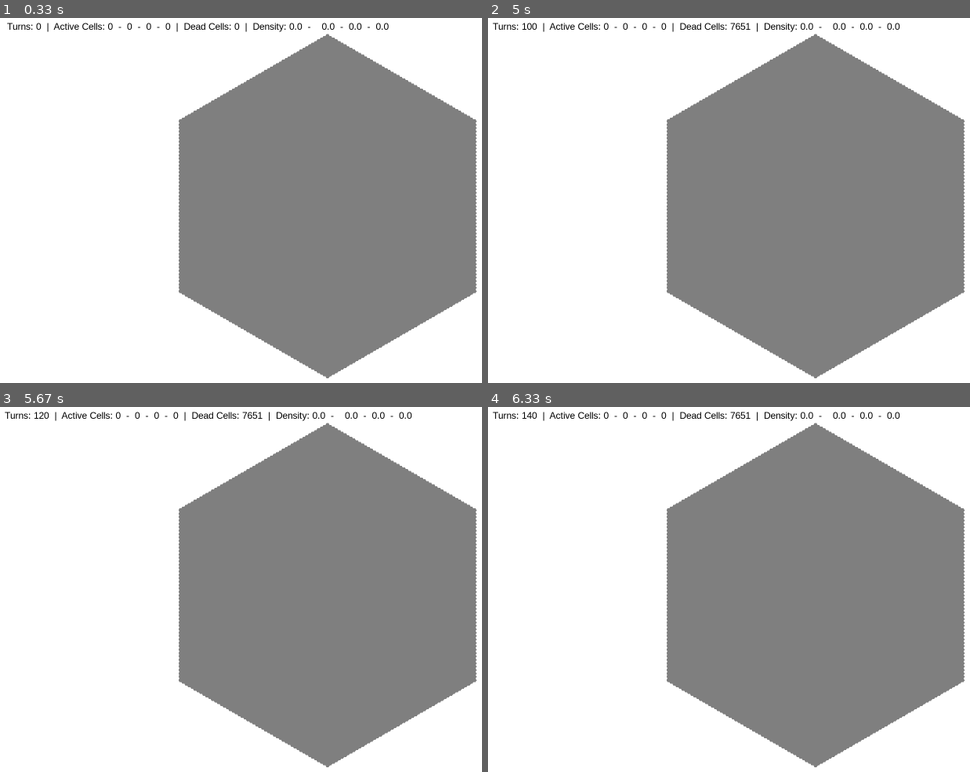
Above: before the commit, frames 1-4 (two rows, left to right).
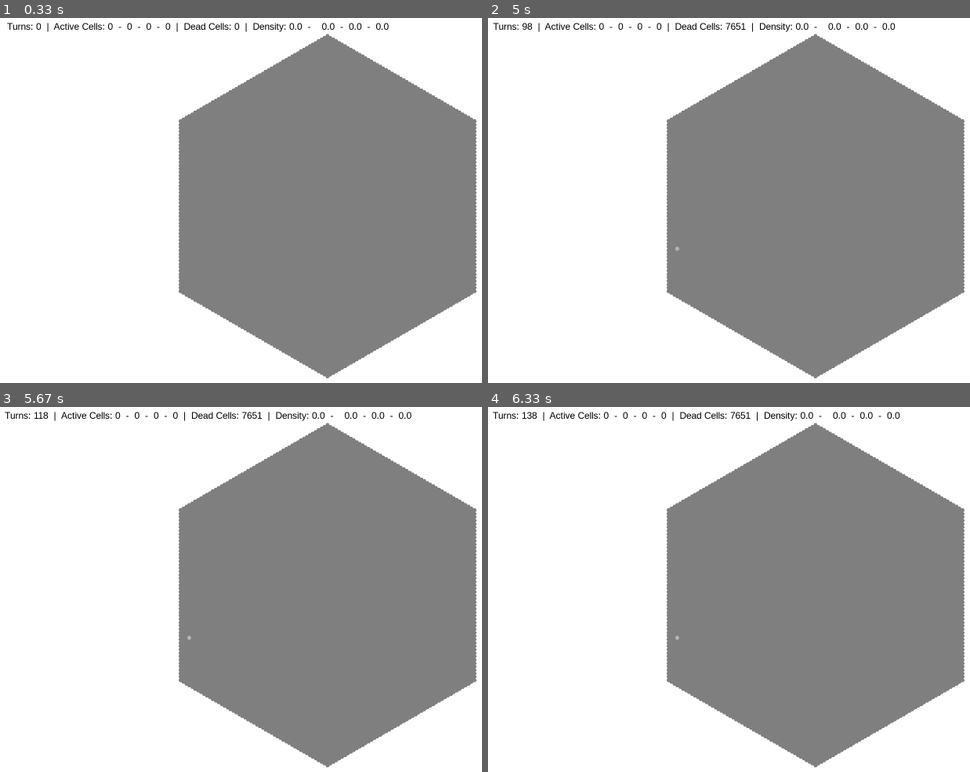
Above: after the commit, the same moments.

Repository: s4b4ch4br4v4/Pygame-Hexagonal-Cellular-Automata
Game: pygame game, started from main.py
Two runs of this game, one before a commit and one after it. Both use one fixed random seed, a clock stepped at 60 frames per second and the inputs below.
Inputs (mouse positions are in pixels of both pictures, inside the frame that each line leads up to):
- Up to frame 1 (0.33 s): no input
- Up to frame 2 (5 s): move the mouse to (791, 229) at 0.37 s; move the mouse to (594, 335) at 0.87 s; tap Space at 1.67, 2.07, 2.37 s; hold P 2-2.53 s; move the mouse to (545, 83) at 2.03 s; press the mouse at (844, 185) at 2.6 s; move the mouse to (748, 244) at 2.7 s; release the mouse at (647, 302) at 2.83 s; click (675, 247) at 3.85 s
- Up to frame 3 (5.67 s): no input
- Up to frame 4 (6.33 s): no input

Frame 1 is identical in both runs. In frame 2, 0.8% of the frame differs, in the area x 0-86%, y 1-64%; in frame 3, 0.5%; in frame 4, less than 0.1%.

Commit message:
Pushing the project to separate branch for certain purposes.

Diff:
--- a/main.py
+++ b/main.py
@@ -17,7 +17,6 @@
 clock = pygame.time.Clock()
 font = pygame.font.SysFont('Arial', 24)
 
-
 # Simulation variables:
 
 CELL_RADIUS = 5
@@ -29,6 +28,7 @@
 single_turn_mode = False
 show_borderline = False
 hex_click_mode = False
+highlighted_cell = None
 
 C = su.Counters()
 IW = su.InformationalWave()
@@ -41,7 +41,7 @@
 current_date = datetime.datetime.now().strftime("%Y-%m-%d_%H-%M-%S")
 
 SAVE_PATH = "data_of_initial_configurations"
-LOAD_PATH = "data_of_initial_configurations/initial_configuration_2024-12-16_18-25-13.txt"
+LOAD_PATH = "data_of_initial_configurations/initial_configuration_2024-12-17_05-58-37.txt"
 
 data_folder_path = "data_of_grids"
 screenshot_folder = "grid_screenshots"
@@ -57,13 +57,13 @@
 
 with open(full_data_file_path, 'w') as data:
     data.write(
-        f"turn_count; "
-        f"active_cells_count; dead_cells_count; "
-        f"first_count; second_count; third_count; "
-        f"density; density1; density2; density3; "
-        f"borderline_cells_count; borderline_cyan; borderline_yellow; borderline_white; borderline_black; "
-        f"info_wave; blue_info_wave; red_info_wave; borderline_white; "
-        f"untouched_cells_count; \n")
+        f"turn_count;"
+        f"active_cells_count;dead_cells_count;"
+        f"first_count;second_count;third_count;"
+        f"density;density1;density2;density3;"
+        f"borderline_cells_count;borderline_cyan;borderline_yellow;borderline_white;borderline_black;"
+        f"info_wave;blue_info_wave;red_info_wave;borderline_white;"
+        f"untouched_cells_count;\n")
 
     running = True
     simulation_started = False
@@ -82,18 +82,27 @@
                         if event.button == 1:
                             state[cell] = (state[cell] + 1) % 4
                         if event.button == 1 and hex_click_mode:
-                            su.color_neighborhood(state, cell)
+                            su.state_neighborhood(state, cell)
                         if event.button == 3:
                             if state[cell] == -1:
                                 state[cell] = 0
                             else:
                                 state[cell] = -1
+            elif event.type == pygame.MOUSEMOTION:
+                pos = pygame.mouse.get_pos()
+                for cell in grid:
+                    x, y = gu.hex_to_pixel(CELL_RADIUS, WIDTH, HEIGHT, *cell)
+                    if m.dist(pos, (x, y)) < CELL_RADIUS:
+                        highlighted_cell = cell
+                        break
+                else:
+                    highlighted_cell = None
             elif event.type == pygame.KEYDOWN:
                 if event.key == pygame.K_SPACE:
                     simulation_started = True
                     show_borderline = True
                 if event.key == pygame.K_p:
-                    single_turn_mode = True
+                    single_turn_mode = not single_turn_mode
                 if event.key == pygame.K_o:
                     hex_click_mode = not hex_click_mode
                 if event.key == pygame.K_h:
@@ -119,13 +128,13 @@
         for cell in grid:
             x, y = gu.hex_to_pixel(CELL_RADIUS, WIDTH, HEIGHT, *cell)
             state_value = state[cell]
-            color = su.colors.get(state_value, GC.GRAY)
+            color = su.colors.get(state[cell], GC.GRAY)
             if color == GC.GRAY:
                 neighbors = gu.get_neighbors(cell)
                 type1 = sum(state.get(neighbor, 0) == 1 for neighbor in neighbors)
                 type2 = sum(state.get(neighbor, 0) == 2 for neighbor in neighbors)
                 type3 = sum(state.get(neighbor, 0) == 3 for neighbor in neighbors)
-                color = (255/2 + 20 * type2, 255/2 + 20 * type3, 255/2 + 20 * type1)
+                color = (255 / 2 + 20 * type2, 255 / 2 + 20 * type3, 255 / 2 + 20 * type1)
                 if type1 != 0:
                     IW.blue_info_wave.append(cell)
                 if type2 != 0:
@@ -138,6 +147,12 @@
                 IW.untouched_cells.append(cell)
             gu.draw_hexagon(CELL_RADIUS, screen, color, (x, y))
 
+        if highlighted_cell:
+            highlight_color = su.colors.get(state[highlighted_cell])
+            darkened_color = tuple(max(0, int(c * 0.9)) for c in highlight_color)
+            x, y = gu.hex_to_pixel(CELL_RADIUS, WIDTH, HEIGHT, *highlighted_cell)
+            gu.draw_hexagon(CELL_RADIUS, screen, darkened_color, (x, y))
+
         if show_borderline:
             su.update_borderline_color(grid, state, BC, screen, CELL_RADIUS, WIDTH, HEIGHT)
 
@@ -155,11 +170,10 @@
             IW.informational_wave_cells.clear()
             IW.untouched_cells.clear()
 
+            single_turn_mode = su.check_for_death(state)
+
             if single_turn_mode:
-                single_turn_mode = False
                 simulation_started = False
-
-            single_turn_mode = su.check_for_death(state)
 
             if C.turn_count % screenshot_interval == 0:
                 fsu.save_screenshot(screenshot_folder, C, current_date, screen)
@@ -174,18 +188,18 @@
             density3 = C.third_count / len(grid)
 
             data.write(
-                f"{C.turn_count}; "
-                f"{C.active_cells_count}; {C.dead_cells_count}; "
-                f"{C.first_count}; {C.second_count}; {C.third_count}; "
-                f"{C.density}; {density1}; {density2}; {density3}; "
-                f"{len(su.borderline_cells(grid, state))}; "
-                f"{len(BC.cyan_borderline_cells)}; "
-                f"{len(BC.yellow_borderline_cells)}; "
-                f"{len(BC.white_borderline_cells)}; "
-                f"{len(BC.black_borderline_cells)}; "
-                f"{IW.info_wave_len[C.turn_count - 1]}; "
-                f"{len(IW.blue_info_wave)}; {len(IW.red_info_wave)}; {len(IW.white_info_wave)};"
-                f"{IW.untouched_cells_len[C.turn_count - 1]}; \n")
+                f"{C.turn_count};"
+                f"{C.active_cells_count};{C.dead_cells_count};"
+                f"{C.first_count};{C.second_count};{C.third_count};"
+                f"{C.density};{density1};{density2};{density3};"
+                f"{len(su.borderline_cells(grid, state))};"
+                f"{len(BC.cyan_borderline_cells)};"
+                f"{len(BC.yellow_borderline_cells)};"
+                f"{len(BC.white_borderline_cells)};"
+                f"{len(BC.black_borderline_cells)};"
+                f"{IW.info_wave_len[C.turn_count - 1]};"
+                f"{len(IW.blue_info_wave)};{len(IW.red_info_wave)};{len(IW.white_info_wave)};"
+                f"{IW.untouched_cells_len[C.turn_count - 1]};\n")
 
         info_text = (
             f"Turns: {C.turn_count}  |  "
--- a/simulation_utils.py
+++ b/simulation_utils.py
@@ -61,8 +61,6 @@
             type2_neighbors = sum(state.get(neighbor, 0) == 2 for neighbor in neighbors)
             type3_neighbors = sum(state.get(neighbor, 0) == 3 for neighbor in neighbors)
 
-            neighborhood = type1_neighbors * type2_neighbors * type3_neighbors
-
             current_state = state[cell]
 
             neighbor_counts = [type1_neighbors, type2_neighbors, type3_neighbors]
@@ -83,15 +81,47 @@
                     new_state[cell] = 3
                     update_counters(counters, 2)
 
-            if current_state == 2 and type1_neighbors >= 2:
+            if current_state == 2 and (type1_neighbors in [2, 3]):
                 new_state[cell] = 1
                 update_counters(counters, 1)
+            elif current_state == 2 and (type1_neighbors > 3):
+                new_state[cell] = 0
+            elif type2_neighbors in [2, 3]:
+                new_state[cell] = 2
+                update_counters(counters, 2)
+            else:
+                new_state[cell] = 0
+
+            if current_state == 3 and (type2_neighbors in [2, 3]):
+                new_state[cell] = 2
+                update_counters(counters, 2)
+            elif current_state == 3 and (type2_neighbors > 3):
+                new_state[cell] = 0
+            elif type3_neighbors in [2, 3]:
+                new_state[cell] = 3
+                update_counters(counters, 3)
+            else:
+                new_state[cell] = 0
+
+            if current_state == 1 and (type3_neighbors in [2, 3]):
+                new_state[cell] = 3
+                update_counters(counters, 1)
+            elif current_state == 1 and (type3_neighbors > 3):
+                new_state[cell] = 0
+            elif type1_neighbors in [2, 3]:
+                new_state[cell] = 1
+                update_counters(counters, 2)
+            else:
+                new_state[cell] = 0
+
+            '''
             if current_state == 3 and type2_neighbors >= 2:
                 new_state[cell] = 2
                 update_counters(counters, 2)
             if current_state == 1 and type3_neighbors >= 2:
                 new_state[cell] = 3
                 update_counters(counters, 3)
+            '''
 
             if current_state in [1, 2, 3]:
                 if neighbor_counts[current_state - 1] in [2, 3]:
@@ -176,7 +206,7 @@
     return dead_types >= 2
 
 
-def color_neighborhood(state, cell):
+def state_neighborhood(state, cell):
     neighborhood = gu.get_neighbors(cell)
     for neighbor in neighborhood:
         state[neighbor] = state[cell]
